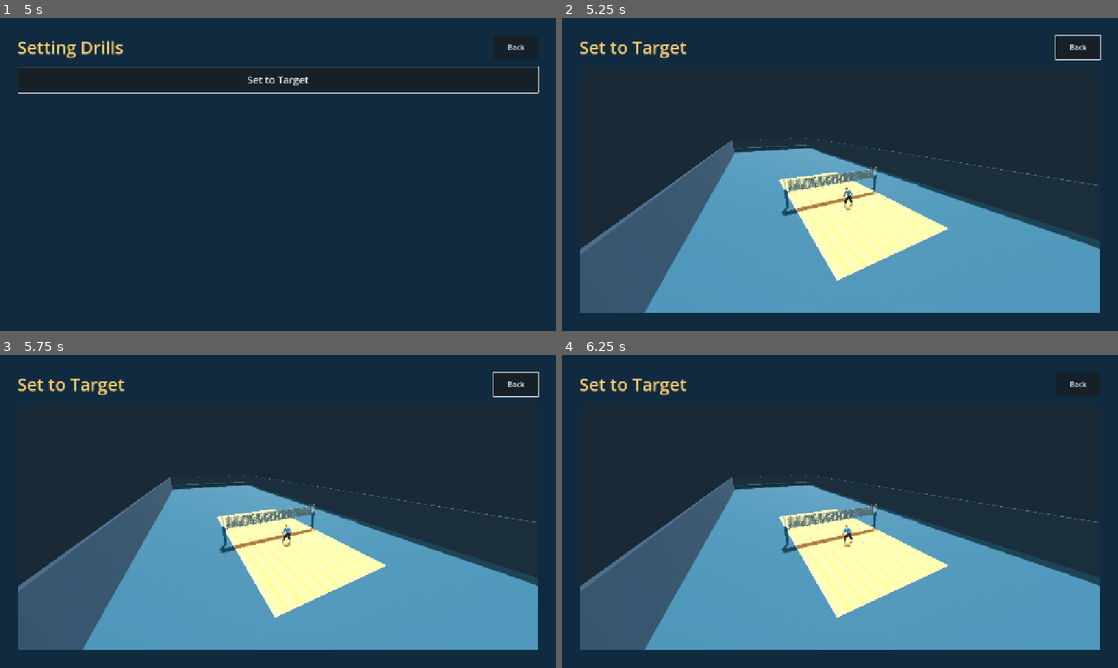
Above: before the commit, frames 1-4 (two rows, left to right).
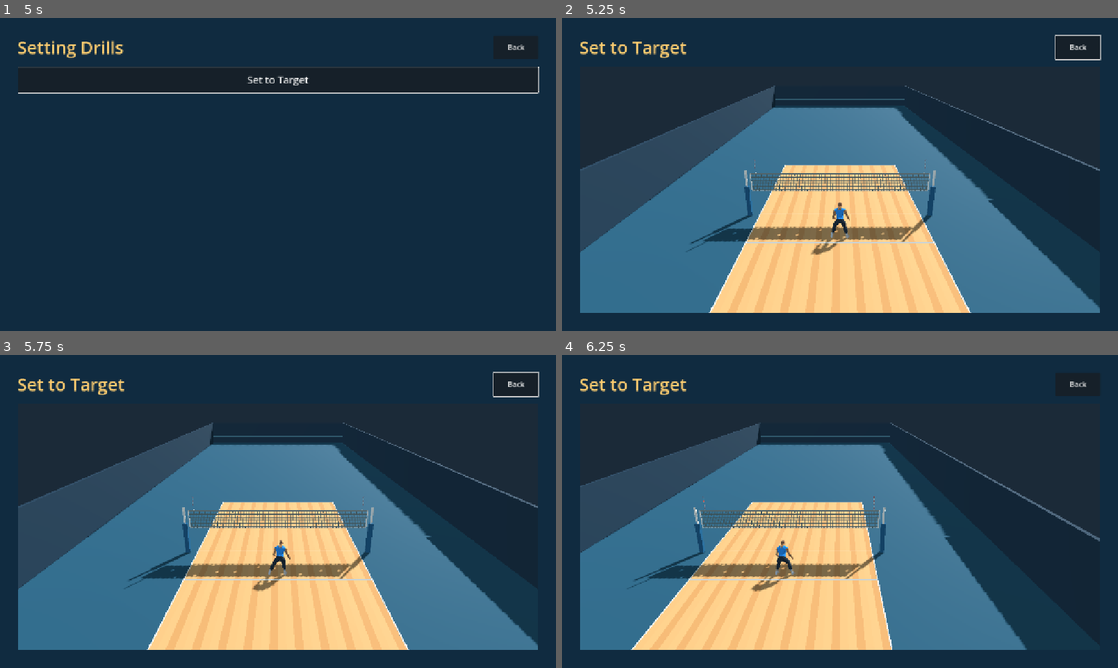
Above: after the commit, the same moments.

Repository: foreandr/volleyball
Game: Godot game, scene res://scenes/main.tscn
Two runs of this game, one before a commit and one after it. Both use one fixed random seed, a clock stepped at 60 frames per second and the inputs below. Sound files missing from this copy of the repository are replaced by a short silence.
Inputs (mouse positions are in pixels of both pictures, inside the frame that each line leads up to):
- Up to frame 1 (5 s): click "Drills" at 0.5 s; click "Passing" at 1.25 s; click "Pass to Target" at 2 s; click "Back" at 2.75 s; click "Back" at 3.5 s; click "Setting" at 4.25 s
- Up to frame 2 (5.25 s): click "Set to Target" at 5 s
- Up to frame 3 (5.75 s): no input
- Up to frame 4 (6.25 s): move the mouse to (962, 495) at 5.77 s; hold D from 5.78 s (still down); tap Z at 5.85 s; click (962, 495) at 5.92 s

Frame 1 is identical in both runs. In frame 2, 49% of the frame differs, in the area x 3-97%, y 21-95%; in frame 3, 49%; in frame 4, 49%.

Commit message:
Match the setting court lighting and camera controls

Diff:
--- a/scripts/create.gd
+++ b/scripts/create.gd
@@ -196,25 +196,7 @@
 func build_preview(viewport: SubViewport) -> void:
 	var world := Node3D.new()
 	viewport.add_child(world)
-	var environment := WorldEnvironment.new()
-	var settings := Environment.new()
-	settings.background_mode = Environment.BG_COLOR
-	settings.background_color = Color("1b2a38")
-	settings.ambient_light_source = Environment.AMBIENT_SOURCE_COLOR
-	settings.ambient_light_color = Color("dce9f2")
-	settings.ambient_light_energy = 0.4
-	environment.environment = settings
-	world.add_child(environment)
-	var key := DirectionalLight3D.new()
-	key.rotation_degrees = Vector3(-35,-35,0)
-	key.light_energy = 0.65
-	key.shadow_enabled = true
-	world.add_child(key)
-	var fill := DirectionalLight3D.new()
-	fill.rotation_degrees = Vector3(-20,145,0)
-	fill.light_color = Color("91bfe6")
-	fill.light_energy = 0.3
-	world.add_child(fill)
+	preload("res://scripts/preview_court.gd").add_preview_lighting(world)
 	build_preview_stage(world)
 	preview_player = preload("res://scripts/volleyball_player.gd").new()
 	preview_player.name = "PreviewPlayer"
--- a/scripts/drills_menu.gd
+++ b/scripts/drills_menu.gd
@@ -14,6 +14,8 @@
 var back: Button
 var category := ""
 var setting_stage: SubViewportContainer
+var setting_camera: Camera3D
+var camera_focus := Vector3.ZERO
 
 func _ready() -> void:
 	var background := ColorRect.new()
@@ -107,29 +109,52 @@
 	var viewport := SubViewport.new()
 	viewport.own_world_3d = true
 	setting_stage.add_child(viewport)
-	var environment := WorldEnvironment.new()
-	environment.environment = Environment.new()
-	environment.environment.background_mode = Environment.BG_COLOR
-	environment.environment.background_color = Color("192936")
-	environment.environment.ambient_light_source = Environment.AMBIENT_SOURCE_COLOR
-	environment.environment.ambient_light_color = Color.WHITE
-	environment.environment.ambient_light_energy = 0.65
-	viewport.add_child(environment)
-	var sun := DirectionalLight3D.new()
-	sun.rotation_degrees = Vector3(-52,-32,0)
-	sun.shadow_enabled = true
-	viewport.add_child(sun)
+	preload("res://scripts/preview_court.gd").add_preview_lighting(viewport)
 	viewport.add_child(preload("res://scripts/preview_court.gd").new())
 	var player := preload("res://scripts/volleyball_player.gd").new()
 	player.position = Vector3(0,0.04,1.4)
 	viewport.add_child(player)
 	player.get_node("DirectionArrows").hide()
-	var camera := Camera3D.new()
-	camera.position = Vector3(7.0,6.8,-10.0)
-	viewport.add_child(camera)
-	camera.look_at(Vector3(0,1,3.2))
-	camera.make_current()
+	setting_camera = Camera3D.new()
+	setting_camera.fov = 42.0
+	setting_camera.far = 150.0
+	setting_camera.position = Vector3(0,8.2,-12.2)
+	camera_focus = Vector3(0,1.55,3.9)
+	viewport.add_child(setting_camera)
+	setting_camera.look_at(camera_focus)
+	setting_camera.make_current()
+	setting_stage.gui_input.connect(handle_setting_camera)
 	back.grab_focus()
+
+func _process(delta: float) -> void:
+	if not is_instance_valid(setting_stage): return
+	var movement := Vector2(
+		float(Input.is_physical_key_pressed(KEY_D))-float(Input.is_physical_key_pressed(KEY_A)),
+		float(Input.is_physical_key_pressed(KEY_W))-float(Input.is_physical_key_pressed(KEY_S))).limit_length()
+	pan_setting_camera(movement,delta)
+
+func pan_setting_camera(movement: Vector2, delta: float) -> void:
+	var forward := -setting_camera.global_basis.z.slide(Vector3.UP).normalized()
+	var right := setting_camera.global_basis.x.slide(Vector3.UP).normalized()
+	var travel := (right*movement.x+forward*movement.y)*delta*6.0
+	setting_camera.position += travel
+	camera_focus += travel
+
+func handle_setting_camera(event: InputEvent) -> void:
+	var offset := setting_camera.position-camera_focus
+	var distance := offset.length()
+	if event is InputEventMouseMotion and event.button_mask & MOUSE_BUTTON_MASK_MIDDLE:
+		var yaw: float = atan2(offset.x,offset.z)-event.relative.x*0.008
+		var pitch := clampf(asin(offset.y/distance)+event.relative.y*0.006,0.08,1.22)
+		offset = Vector3(sin(yaw)*cos(pitch),sin(pitch),cos(yaw)*cos(pitch))*distance
+	elif event is InputEventMouseButton and event.pressed and event.button_index in [MOUSE_BUTTON_WHEEL_UP,MOUSE_BUTTON_WHEEL_DOWN]:
+		var wheel := (1.0 if event.button_index == MOUSE_BUTTON_WHEEL_UP else -1.0)*maxf(0.1,event.factor)
+		offset = offset.normalized()*clampf(distance*exp(-wheel*0.17),2.8,36.0)
+	else:
+		return
+	setting_camera.position = camera_focus+offset
+	setting_camera.look_at(camera_focus)
+	setting_stage.accept_event()
 
 func add_item(title: String, action: Callable) -> Button:
 	var item := Button.new()
--- a/scripts/preview_court.gd
+++ b/scripts/preview_court.gd
@@ -63,3 +63,24 @@
 	box("LeftWall",Vector3(0.2,3.5,68),Vector3(-12,1.65,16),wall)
 	box("RightWall",Vector3(0.2,3.5,68),Vector3(12,1.65,16),wall)
 	box("FarWallStripe",Vector3(24,0.18,0.03),Vector3(0,1.1,48.88),material("4f7c8b"))
+
+static func add_preview_lighting(world: Node) -> void:
+	var environment := WorldEnvironment.new()
+	var settings := Environment.new()
+	settings.background_mode = Environment.BG_COLOR
+	settings.background_color = Color("1b2a38")
+	settings.ambient_light_source = Environment.AMBIENT_SOURCE_COLOR
+	settings.ambient_light_color = Color("dce9f2")
+	settings.ambient_light_energy = 0.4
+	environment.environment = settings
+	world.add_child(environment)
+	var key := DirectionalLight3D.new()
+	key.rotation_degrees = Vector3(-35,-35,0)
+	key.light_energy = 0.65
+	key.shadow_enabled = true
+	world.add_child(key)
+	var fill := DirectionalLight3D.new()
+	fill.rotation_degrees = Vector3(-20,145,0)
+	fill.light_color = Color("91bfe6")
+	fill.light_energy = 0.3
+	world.add_child(fill)
